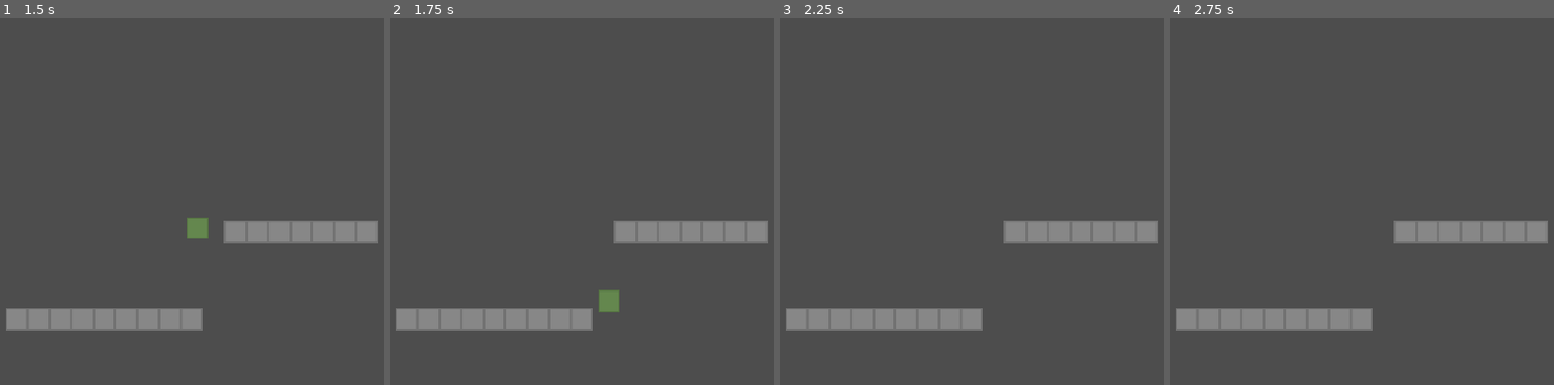
Above: before the commit, frames 1-4 (left to right).
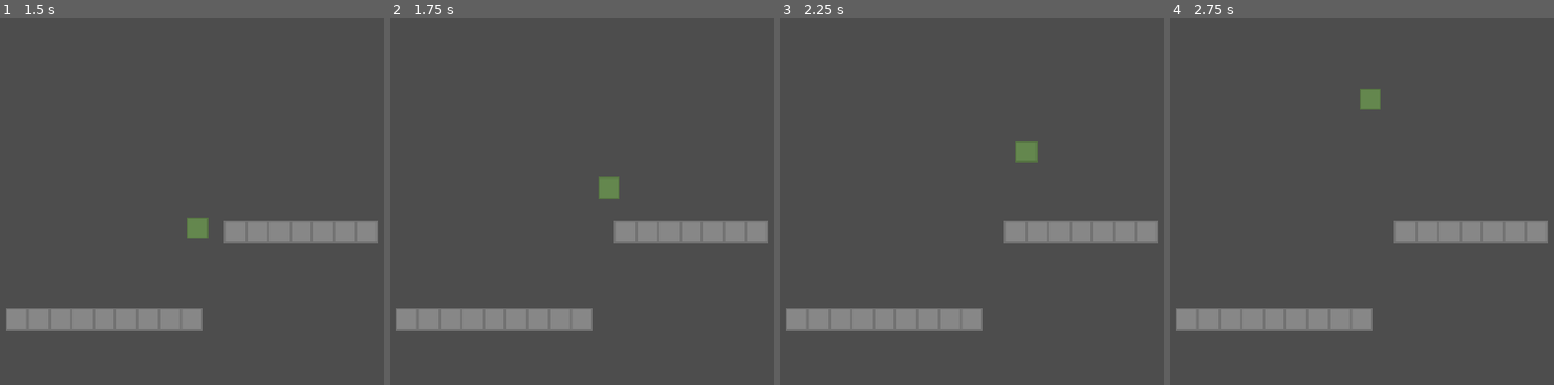
Above: after the commit, the same moments.

Repository: JumbledOne/RPHGameProject
Game: Godot game, scene res://scripts/player/player_test_scene.tscn
Same seed, same stepped clock (60 frames per second), same inputs: the game is played once before the commit and once after it. This scene is started directly instead of the project's main scene.
Inputs:
- Up to frame 1 (1.5 s): tap Enter at 0.5 s; hold Space (jump) 0.53-1.28 s; hold D (right) from 0.53 s (still down); tap I (sprint) at 1.35 s
- Up to frame 2 (1.75 s): keep holding D (right); tap Space (jump) at 1.52, 1.55 s
- Up to frame 3 (2.25 s): tap Space (jump) at 1.82 s; release D (right) at 2.03 s; hold A (left) from 2.03 s (still down); hold Space (jump) from 2.03 s (still down)
- Up to frame 4 (2.75 s): keep holding A (left); keep holding Space (jump)

Frame 1 is identical in both runs. In frame 2, 0.7% of the frame differs, in the area x 54-60%, y 43-81%; in frame 3, 0.3%; in frame 4, 0.3%.

Commit message:
Added coyote time

Diff:
--- a/src/scripts/player/player.gd
+++ b/src/scripts/player/player.gd
@@ -40,7 +40,8 @@
 
 # Internal vars
 var _gravity_factor: float = 1
-var _last_jump_time: float
+var _last_jump_time: float # In milliseconds
+var _last_on_floor: float # In milliseconds
 var _was_on_floor: bool = false:
 	set(v):
 		if v and not _was_on_floor:
@@ -89,12 +90,11 @@
 
 # # # # # # # # # # # #
 func begin_jump():
-	if not is_on_floor():
-		return
-	_last_jump_time = Time.get_ticks_msec()
-	velocity.y -= jump_velocity
-	_gravity_factor = jump_gravity_factor
-	jumped.emit()
+	if is_on_floor() or (Time.get_ticks_msec() - _last_on_floor) < (1000 * coyote_time):
+		_last_jump_time = Time.get_ticks_msec()
+		velocity.y = min(velocity.y, -jump_velocity)
+		_gravity_factor = jump_gravity_factor
+		jumped.emit()
 
 func release_jump():
 	_gravity_factor = 1
@@ -113,4 +113,5 @@
 	print("LANDED")
 
 func _left_floor():
+	_last_on_floor = Time.get_ticks_msec()
 	print("LEFT")
